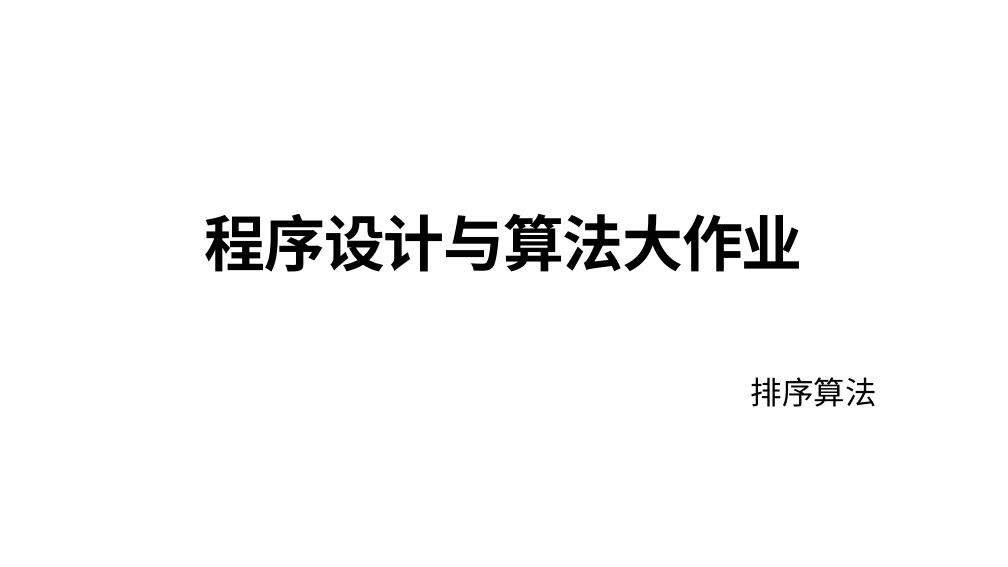
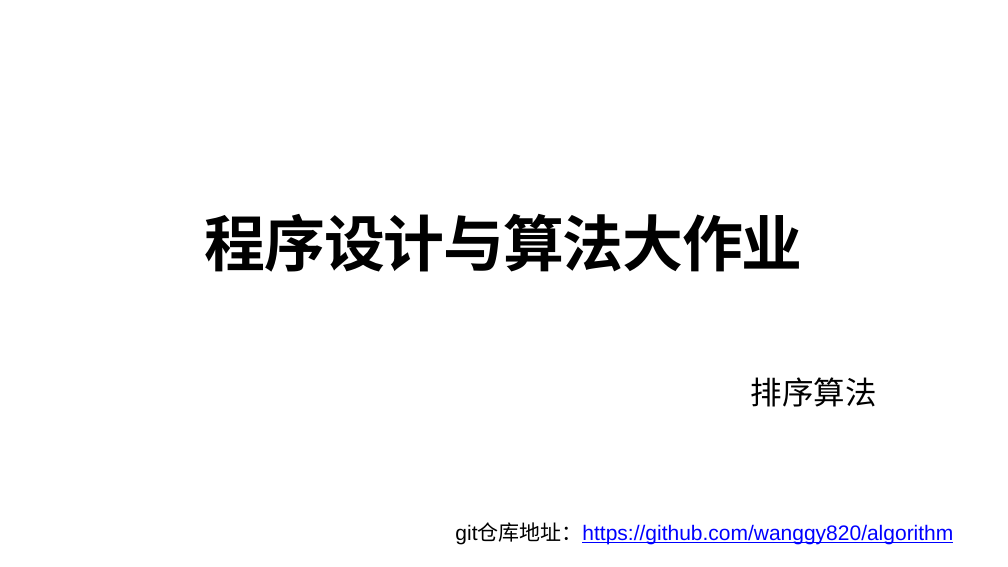
Before and after one commit to wanggy820/algorithm, a slide deck: slide 1 of 答辩报告.pptx. Drawn at 1008x567 pixels with LibreOffice and Linux fonts; fonts in the diff are those of the drawing. Boxes give left, top, right and bottom in pixels: in the first picture for what was removed or moved away, otherwise in the second. Text is boxed around its words. In the diff, an @@ line names an element or a change of style, - is before the commit and + after.

```diff
--- a/答辩报告.pptx
+++ b/答辩报告.pptx
@@ text added at (x1=455, y1=523, x2=953, y2=544), 40 pt, text #0000FF, underline @@
+git仓库地址：https://github.com/wanggy820/algorithm
```
Also in this commit, not shown: 2 other slides changed, 1 other file.
